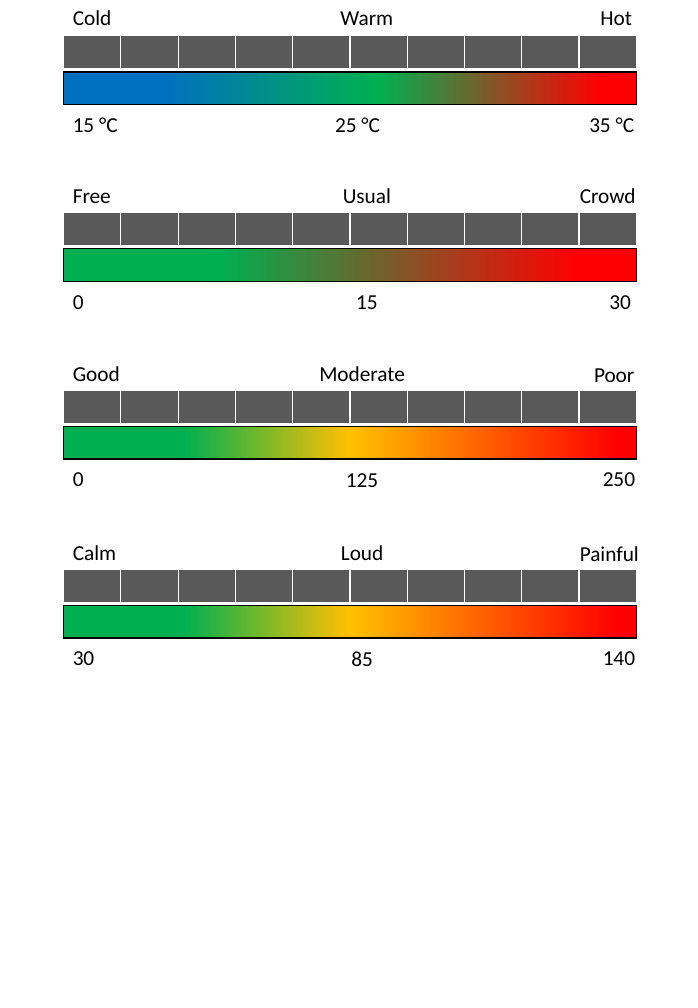
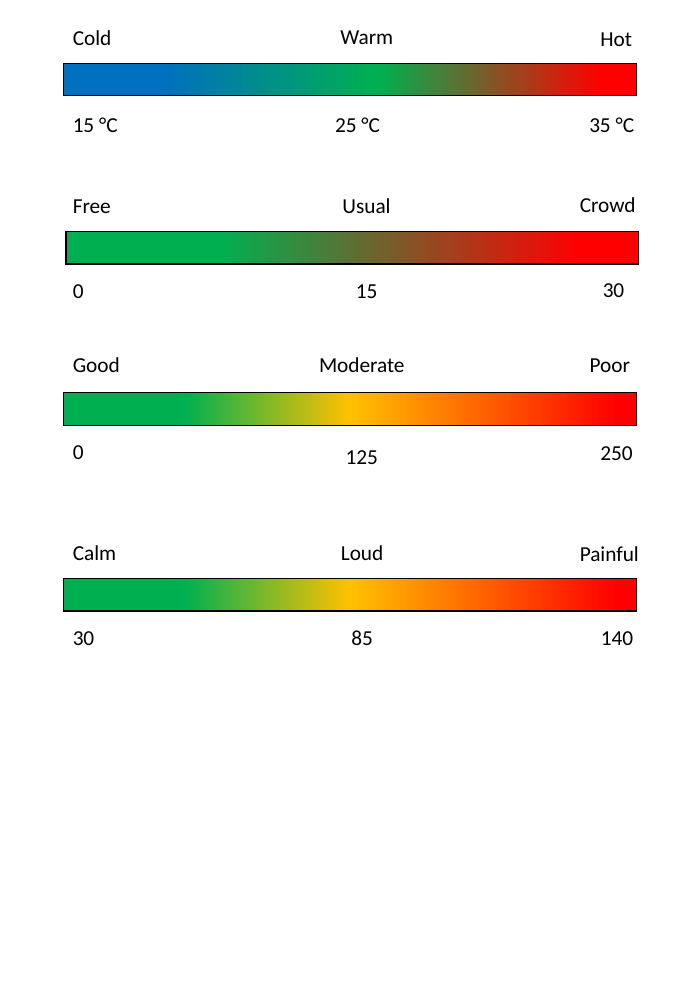
Before and after one commit to Lionel-Lim/CE107-1, a slide deck: slide 1 of Resource/Document/Scale.pptx. Drawn at 698x1008 pixels with LibreOffice and Linux fonts; fonts in the diff are those of the drawing. Boxes give left, top, right and bottom in pixels: in the first picture for what was removed or moved away, otherwise in the second. Text is boxed around its words. In the diff, an @@ line names an element or a change of style, - is before the commit and + after.

```diff
--- a/Resource/Document/Scale.pptx
+++ b/Resource/Document/Scale.pptx
@@ 3 texts: place and size @@
-3 texts at (73, 10, 632, 25)
+3 texts at (73, 30, 632, 46)
@@ table removed at (63, 35, 640, 70), 1 rows, 10 columns @@
- |  |  |  |  |  |  |  |  | 
@@ 4 texts, 1 rectangle: place and size @@
-4 texts, 1 rectangle at (63, 72, 636, 381)
+4 texts, 1 rectangle at (63, 63, 636, 372)
@@ 3 texts: place and size @@
-3 texts at (73, 188, 636, 203)
+3 texts at (73, 197, 636, 213)
@@ table removed at (63, 212, 640, 247), 1 rows, 10 columns @@
- |  |  |  |  |  |  |  |  | 
@@ rectangle: place and size @@
-rectangle at (63, 248, 636, 281)
+rectangle at (66, 232, 638, 264)
@@ text "30": place and size @@
-text "30" at (609, 295, 631, 309)
+text "30" at (603, 283, 625, 297)
@@ text "Poor": place and size @@
-text "Poor" at (594, 368, 634, 382)
+text "Poor" at (590, 358, 630, 372)
@@ rectangle: place and size @@
-rectangle at (63, 426, 636, 459)
+rectangle at (63, 393, 636, 425)
@@ table removed at (63, 390, 640, 424), 1 rows, 10 columns @@
- |  |  |  |  |  |  |  |  | 
@@ text "250": place and size @@
-text "250" at (603, 472, 635, 486)
+text "250" at (600, 446, 632, 460)
@@ 2 texts, 1 rectangle: place and size @@
-2 texts, 1 rectangle at (63, 472, 636, 638)
+2 texts, 1 rectangle at (63, 445, 636, 611)
@@ table removed at (63, 570, 640, 604), 1 rows, 10 columns @@
- |  |  |  |  |  |  |  |  | 
@@ 3 texts: place and size @@
-3 texts at (73, 651, 635, 666)
+3 texts at (73, 630, 633, 645)
```
Also in this commit, not shown: 1 other slide changed, 1 slide added, 3 other files.
